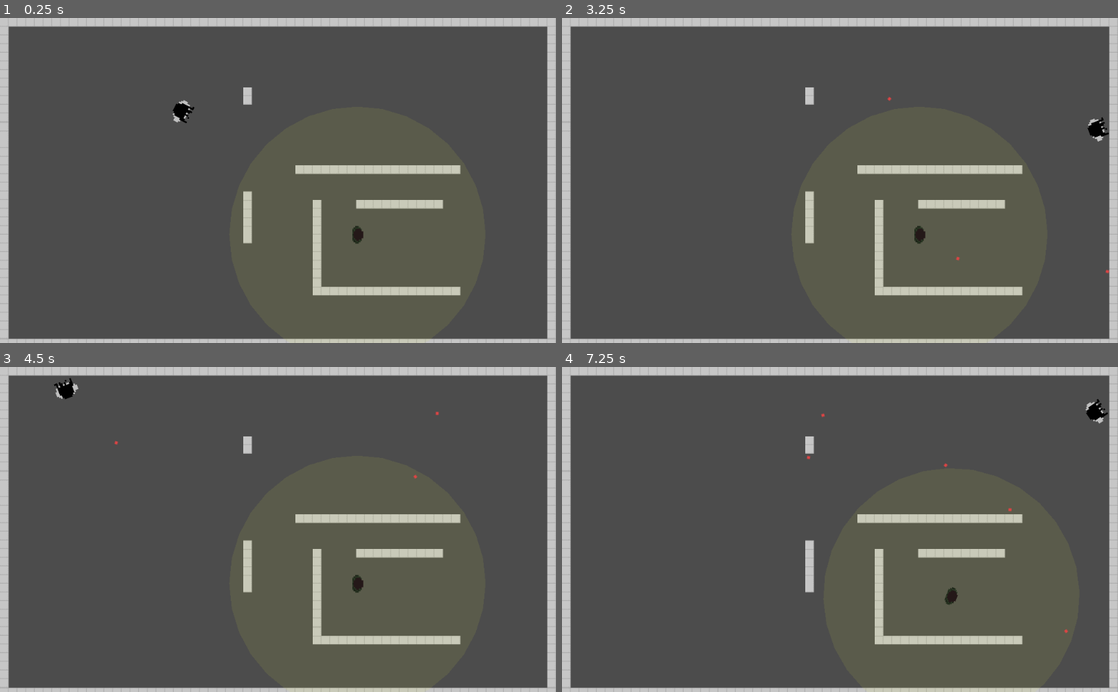
Above: before the commit, frames 1-4 (two rows, left to right).
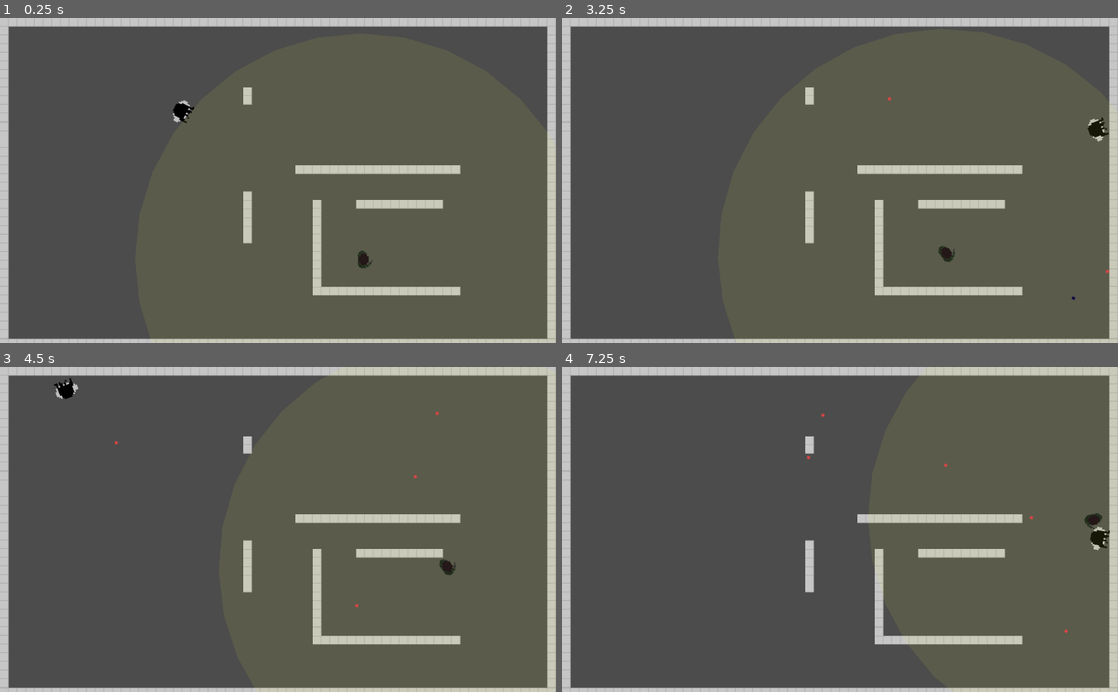
Above: after the commit, the same moments.

Repository: JamesTiberiusKirk/GameDev
Game: Godot game, scene res://scenes/levels/TestLevel.tscn
The game is run twice, just before and just after one commit, with the same random seed, the same clock (stepped at 60 frames per second) and the same inputs.
Inputs (mouse positions are in pixels of both pictures, inside the frame that each line leads up to):
- Up to frame 1 (0.25 s): no input
- Up to frame 2 (3.25 s): tap Enter at 0.5 s; move the mouse to (962, 164) at 0.52 s; press the mouse at (962, 164) at 0.53 s; hold D (right) 0.53-1.28 s; tap Space at 1.25 s; move the mouse to (728, 196) at 1.27 s; release the mouse at (728, 196) at 1.28 s; hold S (down) 1.28-2.03 s; click (728, 196) at 1.35 s; move the mouse to (895, 109) at 2.02 s; press the mouse at (895, 109) at 2.03 s; hold D (right) 2.03-2.78 s; move the mouse to (812, 245) at 2.77 s; release the mouse at (812, 245) at 2.78 s; hold W (up) from 2.78 s (still down); click (812, 245) at 2.85 s
- Up to frame 3 (4.5 s): move the mouse to (444, 578) at 3.52 s; release W (up) at 3.53 s; press the mouse at (444, 578) at 3.53 s; hold A (left) from 3.53 s (still down); move the mouse to (111, 480) at 4.27 s; release the mouse at (111, 480) at 4.28 s; click (111, 480) at 4.35 s
- Up to frame 4 (7.25 s): move the mouse to (867, 529) at 5.02 s; release A (left) at 5.03 s; press the mouse at (867, 529) at 5.03 s; hold S (down) 5.03-5.78 s; move the mouse to (756, 448) at 5.77 s; release the mouse at (756, 448) at 5.78 s; hold D (right) 5.78-6.53 s; click (756, 448) at 5.85 s; move the mouse to (962, 513) at 6.52 s; press the mouse at (962, 513) at 6.53 s; hold W (up) from 6.53 s (still down)

The runs differ from the first frame. In frame 1, 0.2% of the frame differs, in the area x 63-67%, y 63-77%; in frame 2, 0.2%; in frame 3, 0.2%; in frame 4, 0.5%, in the area x 68-99%, y 9-74%.

Commit message:
Misc changes

Diff:
--- a/project.godot
+++ b/project.godot
@@ -13,15 +13,9 @@
 "class": "Actor",
 "language": "GDScript",
 "path": "res://scenes/actors/Actor.gd"
-}, {
-"base": "Actor",
-"class": "Actor_ranged",
-"language": "GDScript",
-"path": "res://scenes/actors/Actor_ranged.gd"
 } ]
 _global_script_class_icons={
-"Actor": "",
-"Actor_ranged": ""
+"Actor": ""
 }
 
 [application]
@@ -64,7 +58,8 @@
 2d_physics/layer_3="Enemies"
 2d_physics/layer_4="Bullets"
 2d_physics/layer_5="Items"
-2d_physics/layer_6="Enemie_range"
+2d_physics/layer_6="Enemy_range"
+2d_physics/layer_7="Enemy_bullets"
 
 [rendering]
 
--- a/scenes/actors/Actor.gd
+++ b/scenes/actors/Actor.gd
@@ -10,7 +10,6 @@
 var motion = Vector2.ZERO
 
 func _physics_process(delta):
-
 	if direction == Vector2.ZERO:
 		apply_stopping_friction(acceleration * delta)
 	else:
@@ -25,7 +24,6 @@
 func apply_acceleration(acc):
 	motion += acc
 	motion = motion.clamped(max_speed)
-
 
 func apply_stopping_friction(amount):
 	if motion.length() > amount:
--- a/scenes/actors/Actor_ranged.gd
+++ /dev/null
@@ -1,9 +0,0 @@
-extends Actor
-class_name Actor_ranged
-
-var bullet = preload("res://scenes/objects/Bullet/Bullet.tscn")
-
-func shoot(dir):
-	var b = bullet.instance()
-	get_parent().add_child(b)
-	b.fire($Gun.global_position, dir.angle())
--- a/scenes/actors/Player/Player.gd
+++ b/scenes/actors/Player/Player.gd
@@ -1,6 +1,7 @@
-extends Actor_ranged
+extends Actor
 
-onready var ShootTimer = $ShootTimer
+onready var ShootTimer = $ShootTimer#
+onready var bullet = preload("res://scenes/objects/Bullet/Bullet.tscn")
 var can_shoot = true
 
 export (float) var fire_rate
@@ -11,17 +12,20 @@
 func _physics_process(delta):
 	var axis = get_input_axis()
 	handle_shooting()
-
 	self.apply_direction(axis)
 	self.look_at(get_look_vect())
 	pass
 
+func shoot(dir):
+	var b = bullet.instance()
+	get_parent().add_child(b)
+	b.fire($Gun.global_position, dir.angle())
+
 func handle_shooting():
-
 	if Input.is_action_pressed("shoot"):
 		if can_shoot:
 			var dir = get_look_vect()
-			self.shoot(dir)
+			shoot(dir)
 			can_shoot = false
 			ShootTimer.start()
 
--- a/scenes/levels/TestLevel.tscn
+++ b/scenes/levels/TestLevel.tscn
@@ -2,7 +2,7 @@
 
 [ext_resource path="res://scenes/actors/Player/Player.tscn" type="PackedScene" id=1]
 [ext_resource path="res://assets/tilemaps.png" type="Texture" id=2]
-[ext_resource path="res://scenes/actors/AI_melee/AI_melee.tscn" type="PackedScene" id=3]
+[ext_resource path="res://scenes/actors/AI_pistol/AI_pistol.tscn" type="PackedScene" id=3]
 
 [sub_resource type="ConvexPolygonShape2D" id=1]
 points = PoolVector2Array( 0, 0, 16, 0, 16, 16, 0, 16 )
@@ -98,5 +98,5 @@
 position = Vector2( 333.147, 172.485 )
 scale = Vector2( 0.5, 0.5 )
 
-[node name="AI_melee" parent="." instance=ExtResource( 3 )]
-position = Vector2( 658.313, 399.506 )
+[node name="AI_pistol" parent="." instance=ExtResource( 3 )]
+position = Vector2( 664.822, 444.381 )
